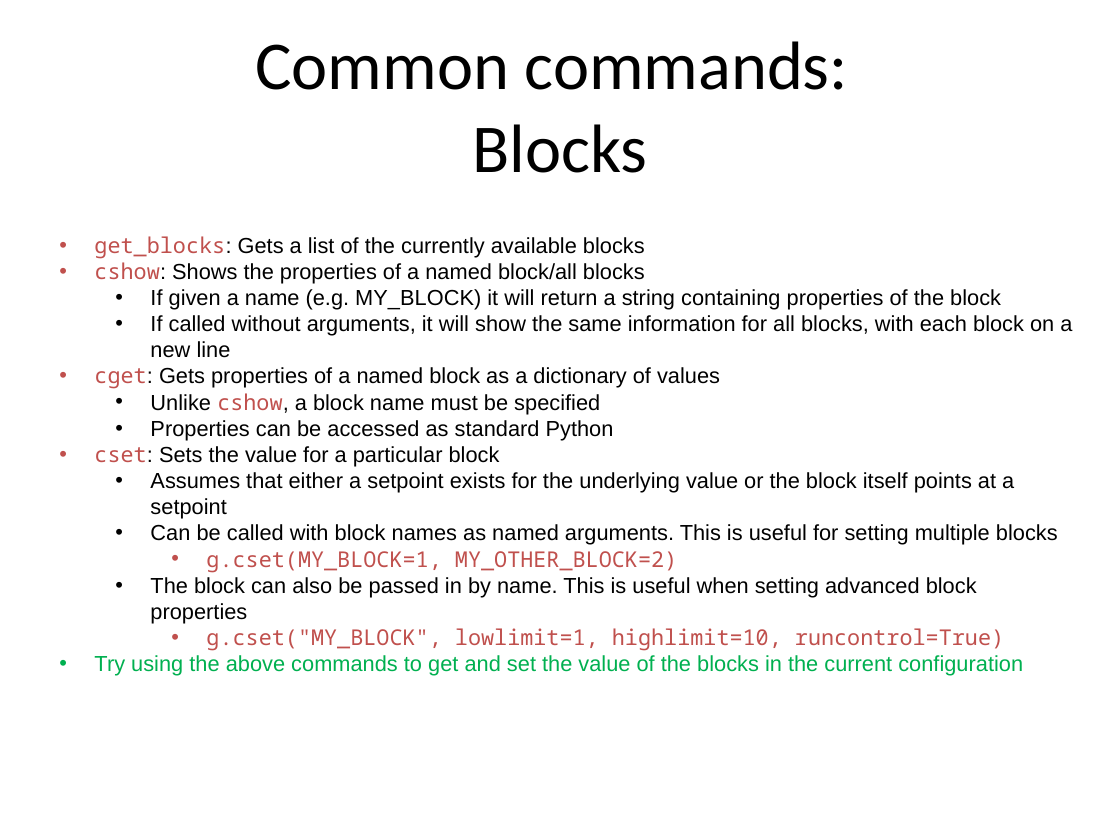
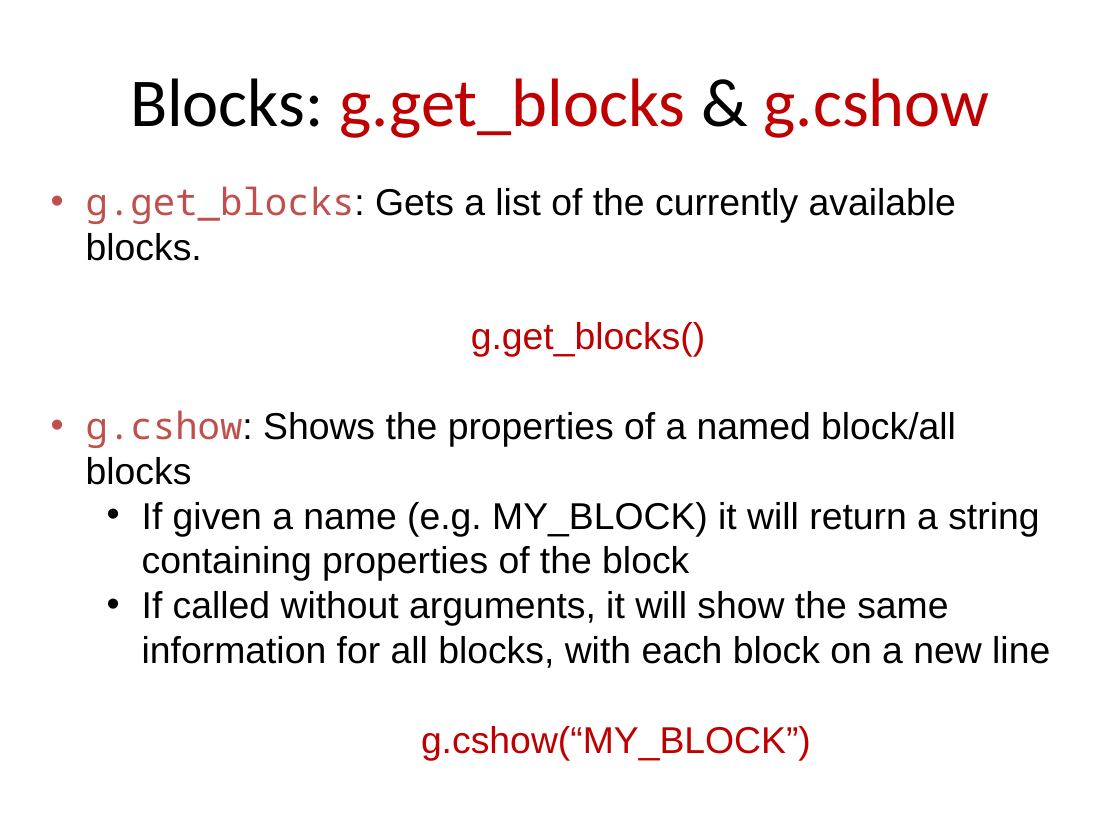
Before and after one commit to ISISComputingGroup/ibex_user_manual, a slide deck: slide 16 of genie_python_and_ibex/genie_python_and_ibex.pptx (slide 14 before the commit). Drawn at 1120x840 pixels with LibreOffice and Linux fonts; fonts in the diff are those of the drawing; background and template pictures are left out. Boxes give left, top, right and bottom in pixels: in the first picture for what was removed or moved away, otherwise in the second. Text is boxed around its words. In the diff, an @@ line names an element or a change of style, - is before the commit and + after.

Commit message:
Uploaded latest genie_python and ibex training slides

```diff
--- a/genie_python_and_ibex/genie_python_and_ibex.pptx
+++ b/genie_python_and_ibex/genie_python_and_ibex.pptx
@@ title at <box>130,78,990,138</box>: text changed; text colour #000000 to #C00000 @@
-Common commands:
-Blocks
+Blocks: g.get_blocks & g.cshow
@@ text "g.get_blocks: Gets a list of ...": place and size @@
-text "g.get_blocks: Gets a list of ..." at <box>94,236,1072,676</box>
+text "g.get_blocks: Gets a list of ..." at <box>86,186,1050,668</box>
@@ text at <box>86,186,956,485</box>: text changed; size 14 to 24 pt @@
-• get_blocks: Gets a list of the currently available blocks
-• cshow: Shows the properties of a named block/all blocks
+• g.get_blocks: Gets a list of the currently available blocks.
+  g.get_blocks()
+• g.cshow: Shows the properties of a named block/all blocks
@@ text at <box>94,367,1058,676</box>: text changed; size 14 to 24 pt; text colour #000000 to #C00000 @@
-• cget: Gets properties of a named block as a dictionary of values
-  • Unlike cshow, a block name must be specified
-  • Properties can be accessed as standard Python
-• cset: Sets the value for a particular block
-  • Assumes that either a setpoint exists for the underlying value or the block itself points at a setpoint
-  • Can be called with block names as named arguments. This is useful for setting multiple blocks
-    • g.cset(MY_BLOCK=1, MY_OTHER_BLOCK=2)
-  • The block can also be passed in by name. This is useful when setting advanced block properties
-    • g.cset("MY_BLOCK", lowlimit=1, highlimit=10, runcontrol=True)
-• Try using the above commands to get and set the value of the blocks in the current configuration
+    g.cshow(“MY_BLOCK”)
@@ text at <box>142,502,1050,668</box>: size 14 to 24 pt in "If given a name (e.g. MY_BLOCK) it ...", "If called without arguments, it will show ..." @@
```
Also in this commit, not shown: 31 other slides changed, 16 slides added, 1 slide removed.
